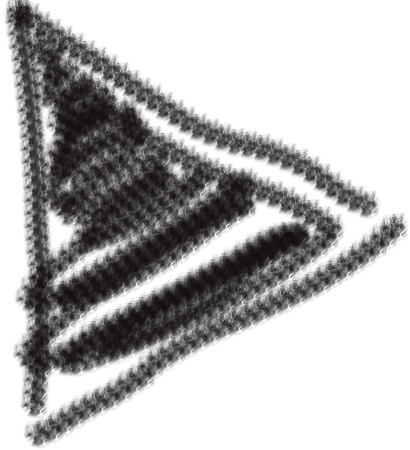
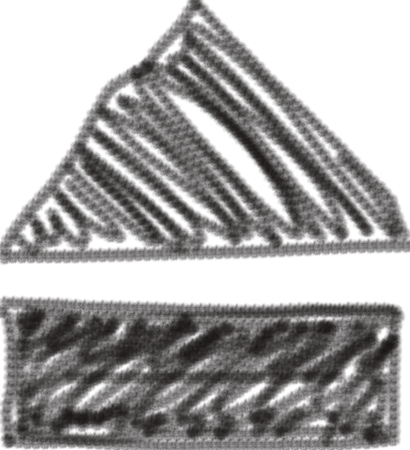
Revision of a layered 410×450 image; what changed, layer by layer:
added layer "trunk" above "background" over [0, 0, 410, 450]
hid "background" over [3, 0, 410, 449]
